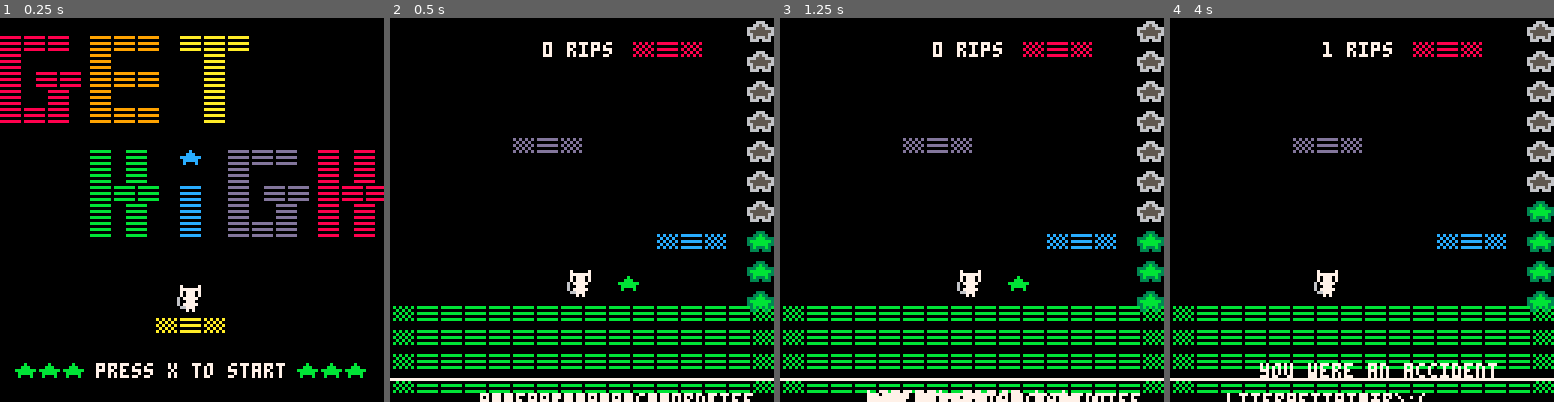
Above: before the commit, frames 1-4 (left to right).
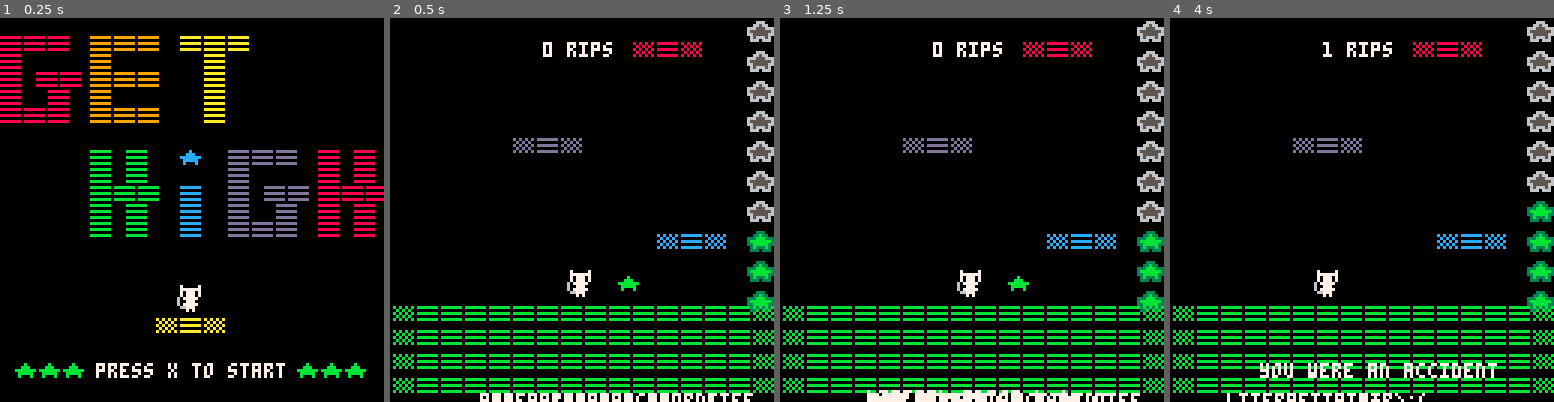
Above: after the commit, the same moments.

Repository: hypercube143/picoasciijam2026
Game: PICO-8 cartridge picoasciijam2016.p8
Same seed, same stepped clock (60 frames per second), same inputs: the game is played once before the commit and once after it.
Inputs:
- Up to frame 1 (0.25 s): no input
- Up to frame 2 (0.5 s): tap X (X key) at 0.33 s
- Up to frame 3 (1.25 s): tap X (X key) at 1.07 s
- Up to frame 4 (4 s): hold Right 1.6-2.1 s; tap X (X key) at 1.85, 2.97 s; hold Up 2.15-2.42 s; hold Right 2.47-3.03 s; hold Left 3.08-3.58 s; hold Down 3.63-3.97 s

Frame 1 is identical in both runs. In frame 2, 0.8% of the frame differs, in the area x 0-100%, y 93-95%; in frame 3, 0.8%; in frame 4, 0.8%.

Commit message:
thoughts death screen

Diff:
--- a/picoasciijam2016.p8
+++ b/picoasciijam2016.p8
@@ -349,6 +349,11 @@
 
 function drawThoughtsDeath(msg)
     print(msg,2,2,8)
+    print(thoughts[3].text, 20, 80, 7)
+    print(thoughts[2].text, 10, 60, 7)
+    print(thoughts[1].text, 80, 70, 7)
+    p = newPlayer(60,65)
+    p.draw(60, 65)
 end
 function drawSoberDeath(msg)
     print(msg,2,2,8)
@@ -931,8 +936,8 @@
 
 function drawThoughts()
     -- linw of top and bot of thoughts:
-    line(0, p.y + THOUGHT_MIN_DIST_FROM_PLAYER, 128, p.y + THOUGHT_MIN_DIST_FROM_PLAYER, 7)
-    line(0, p.y + THOUGHT_MAX_DIST_FROM_PLAYER, 128, p.y + THOUGHT_MAX_DIST_FROM_PLAYER, 9)
+    --line(0, p.y + THOUGHT_MIN_DIST_FROM_PLAYER, 128, p.y + THOUGHT_MIN_DIST_FROM_PLAYER, 7)
+    --line(0, p.y + THOUGHT_MAX_DIST_FROM_PLAYER, 128, p.y + THOUGHT_MAX_DIST_FROM_PLAYER, 9)
 
     for t in all(thoughts) do
         t.co.draw(t.co.x, t.co.y)
